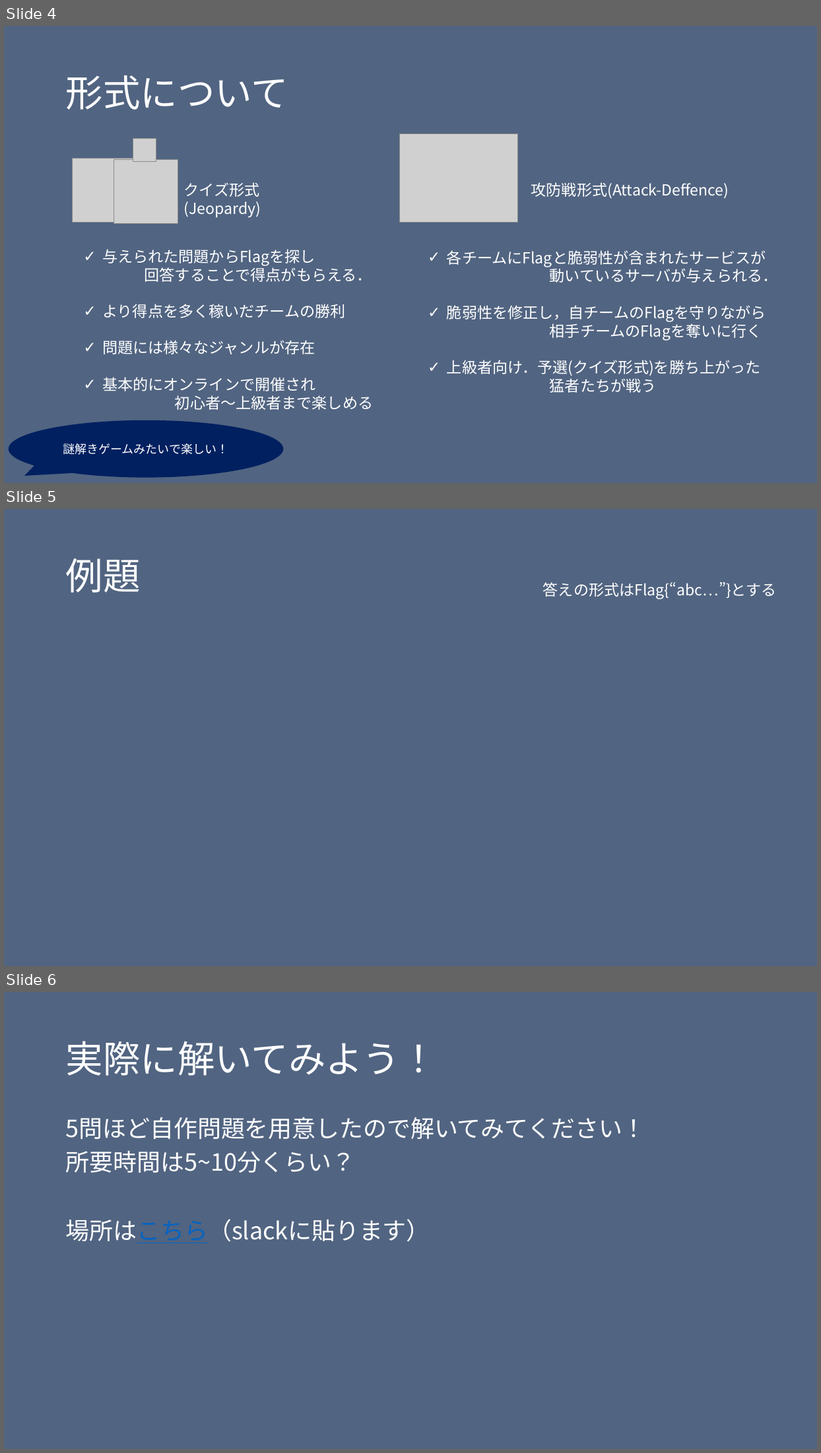
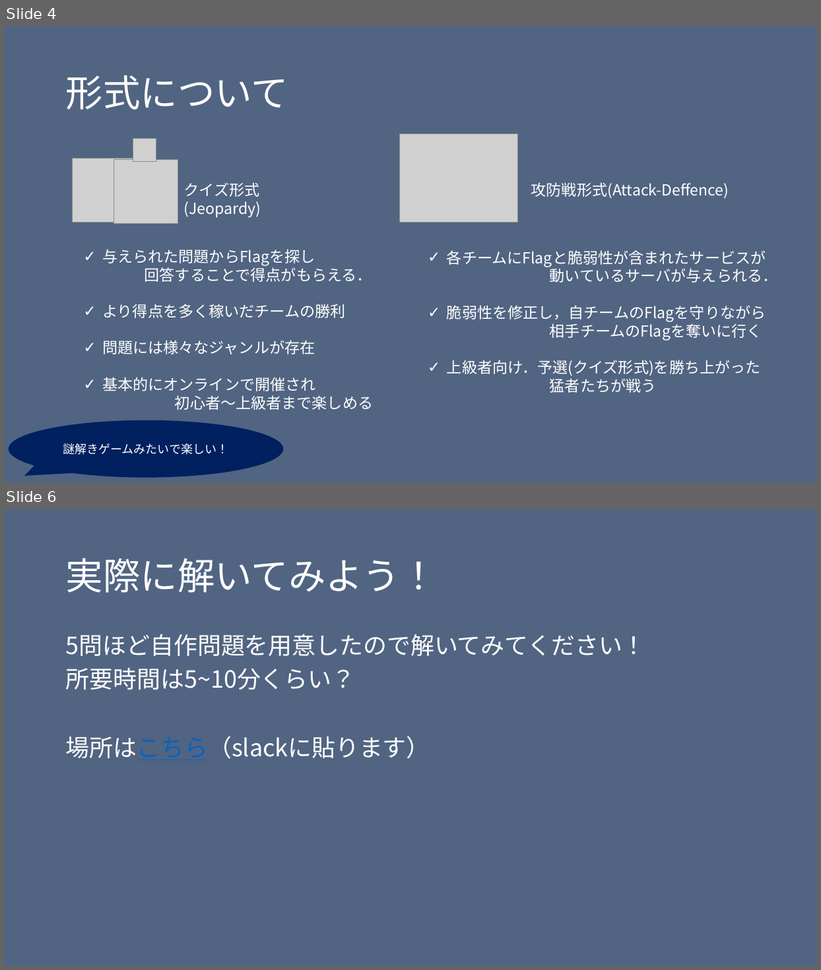
Before and after one commit to H0ndh11/CTF, a slide deck: ゼミ発表資料/ctf発表スライド.pptx. Shown one above the other, each under a label of ours: slides 4, 5 and 6 before the commit, slides 4 and 6 after it; the slides between them are not shown. The pictures are 821x1453 and 821x970 pixels, drawn with LibreOffice and Linux fonts; fonts in the diff are those of the drawing; grey boxes stand for pictures. Boxes give left, top, right and bottom in pixels: in the first picture for what was removed or moved away, otherwise in the second. Text is boxed around its words. In the diff, an @@ line names an element or a change of style, - is before the commit and + after.

```diff
--- a/ゼミ発表資料/ctf発表スライド.pptx
+++ b/ゼミ発表資料/ctf発表スライド.pptx
@@ slide 5 removed at [4, 509, 817, 966], background #526582 @@
@@ title removed at [66, 559, 141, 593] @@
-例題
@@ text removed at [543, 582, 777, 599] @@
-答えの形式はFlag{“abc…”}とする
```
Also in this commit, not shown: 2 slides changed, 2 slides added.
